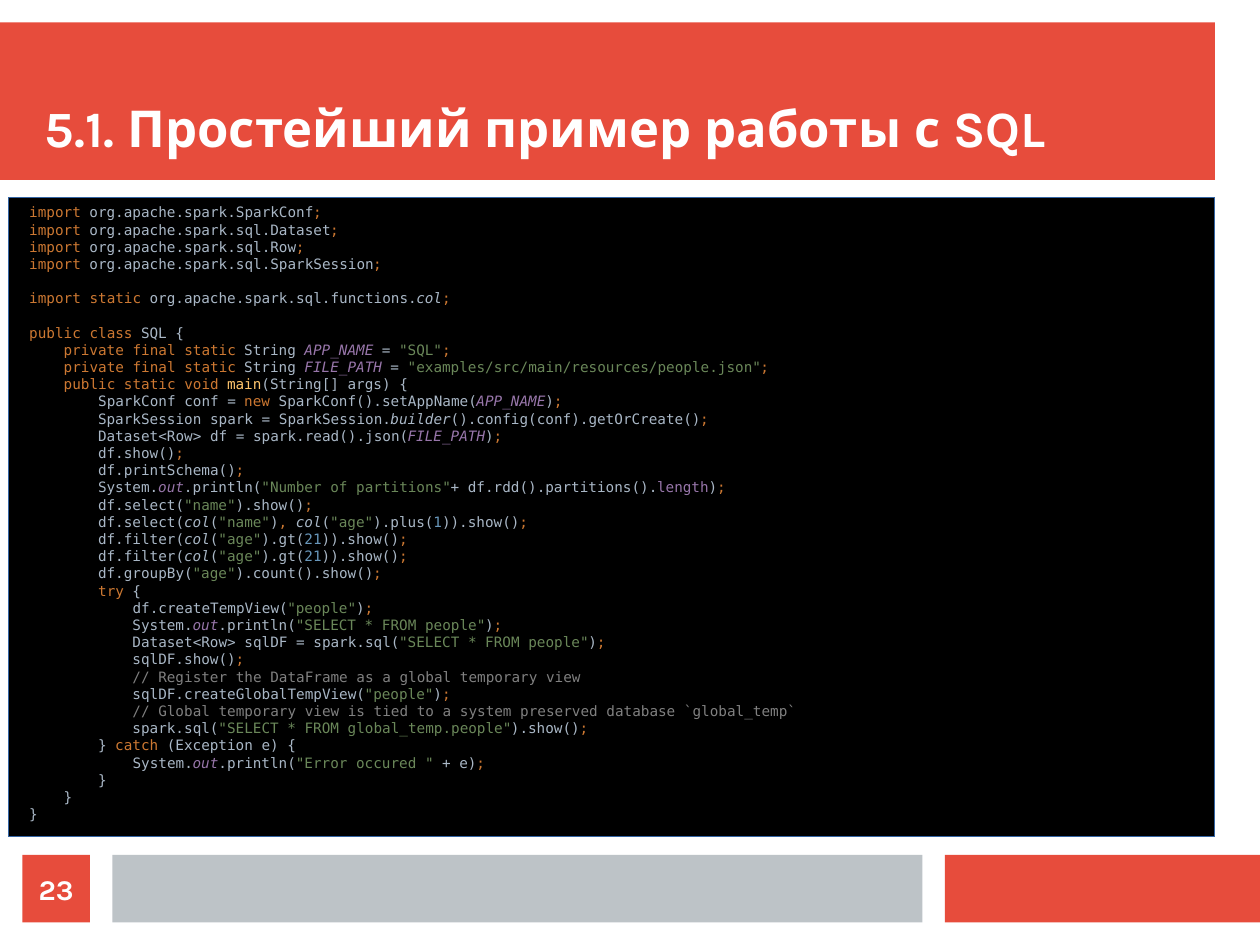
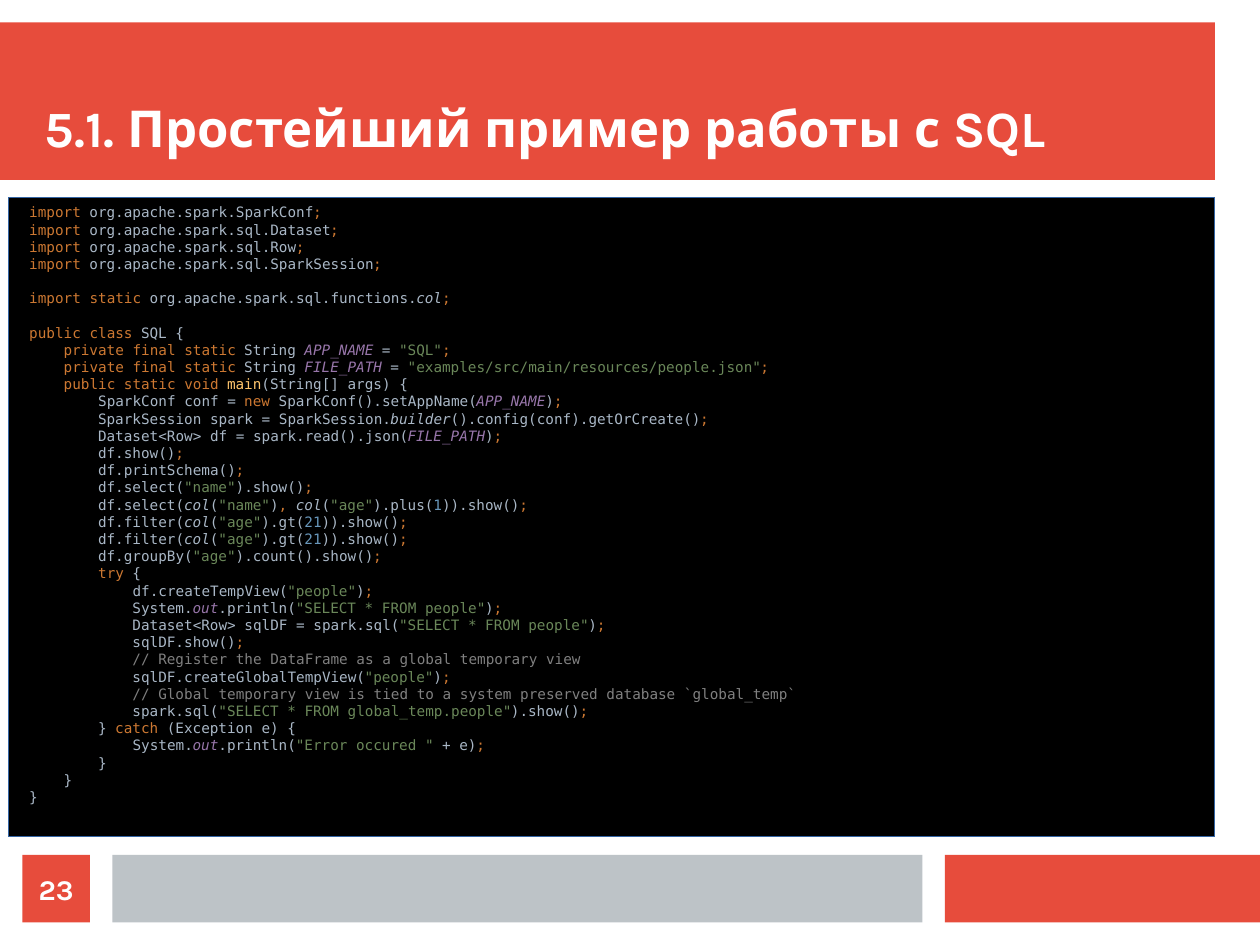
Before and after one commit to ilya1st/spark-samples, a slide deck: slide 23 of report_plan/report.odp. Drawn at 1260x945 pixels with LibreOffice and Linux fonts; fonts in the diff are those of the drawing. Boxes give left, top, right and bottom in pixels: in the first picture for what was removed or moved away, otherwise in the second. Text is boxed around its words. In the diff, an @@ line names an element or a change of style, - is before the commit and + after.

```diff
--- a/report_plan/report.odp
+++ b/report_plan/report.odp
@@ text at (29, 206, 796, 753): text changed @@
-import org.apache.spark.SparkConf;
-import org.apache.spark.sql.Dataset;
-import org.apache.spark.sql.Row;
-import org.apache.spark.sql.SparkSession;
-import static org.apache.spark.sql.functions.col;
-public class SQL {
-private final static String APP_NAME = "SQL";
-private final static String FILE_PATH = "examples/src/main/resources/people.json";
-public static void main(String[] args) {
-SparkConf conf = new SparkConf().setAppName(APP_NAME);
-SparkSession spark = SparkSession.builder().config(conf).getOrCreate();
-Dataset<Row> df = spark.read().json(FILE_PATH);
-df.show();
-df.printSchema();
-System.out.println("Number of partitions"+ df.rdd().partitions().length);
-df.select("name").show();
-df.select(col("name"), col("age").plus(1)).show();
-df.filter(col("age").gt(21)).show();
-df.filter(col("age").gt(21)).show();
-df.groupBy("age").count().show();
-try {
-df.createTempView("people");
-System.out.println("SELECT * FROM people");
-Dataset<Row> sqlDF = spark.sql("SELECT * FROM people");
-sqlDF.show();
-// Register the DataFrame as a global temporary view
-sqlDF.createGlobalTempView("people");
-// Global temporary view is tied to a system preserved database `global_temp`
-spark.sql("SELECT * FROM global_temp.people").show();
-} catch (Exception e) {
-System.out.println("Error occured " + e);
-}
-}
-}
+import org.apache.spark.SparkConf;
+import org.apache.spark.sql.Dataset;
+import org.apache.spark.sql.Row;
+import org.apache.spark.sql.SparkSession;
+import static org.apache.spark.sql.functions.col;
+public class SQL {
+private final static String APP_NAME = "SQL";
+private final static String FILE_PATH = "examples/src/main/resources/people.json";
+public static void main(String[] args) {
+SparkConf conf = new SparkConf().setAppName(APP_NAME);
+SparkSession spark = SparkSession.builder().config(conf).getOrCreate();
+Dataset<Row> df = spark.read().json(FILE_PATH);
+df.show();
+df.printSchema();
+df.select("name").show();
+df.select(col("name"), col("age").plus(1)).show();
+df.filter(col("age").gt(21)).show();
+df.filter(col("age").gt(21)).show();
+df.groupBy("age").count().show();
+try {
+df.createTempView("people");
+System.out.println("SELECT * FROM people");
+Dataset<Row> sqlDF = spark.sql("SELECT * FROM people");
+sqlDF.show();
+// Register the DataFrame as a global temporary view
+sqlDF.createGlobalTempView("people");
+// Global temporary view is tied to a system preserved database `global_temp`
+spark.sql("SELECT * FROM global_temp.people").show();
+} catch (Exception e) {
+System.out.println("Error occured " + e);
+}
+}
+}
```
Also in this commit, not shown: 1 other slide changed, 1 other file.
